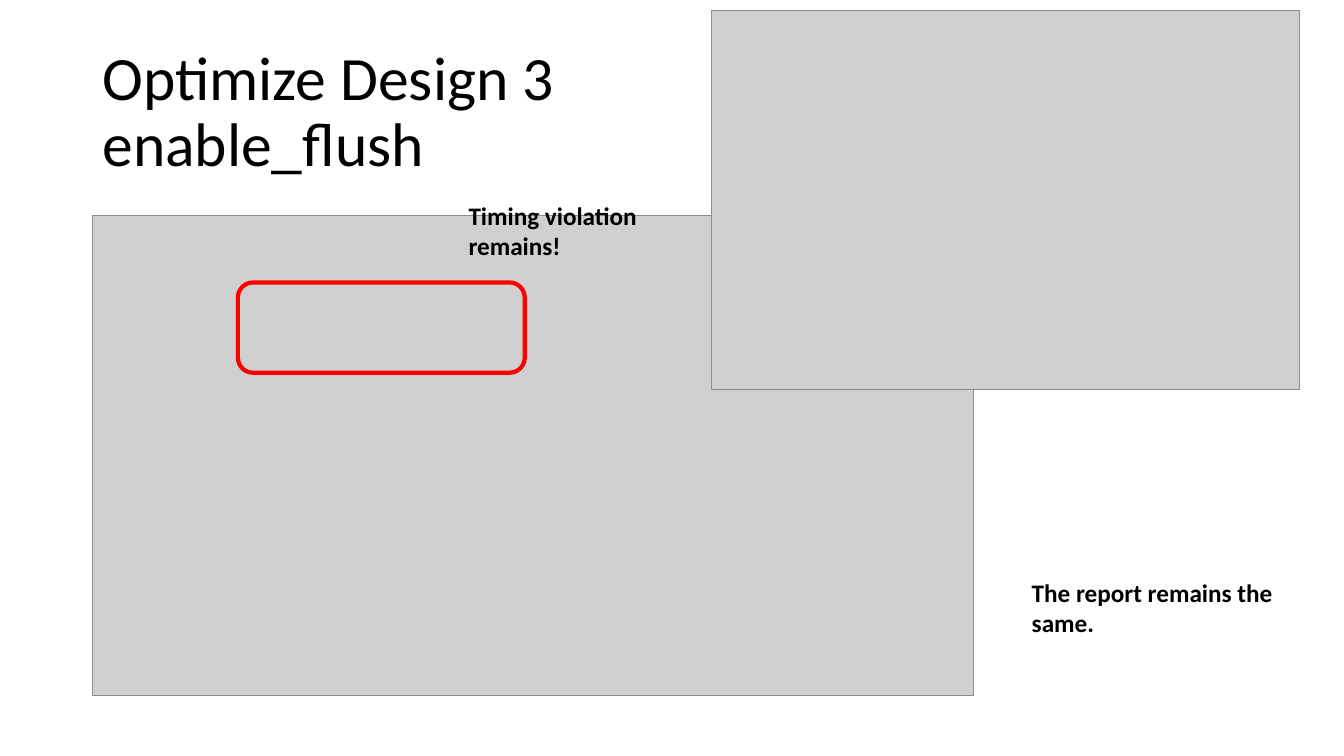
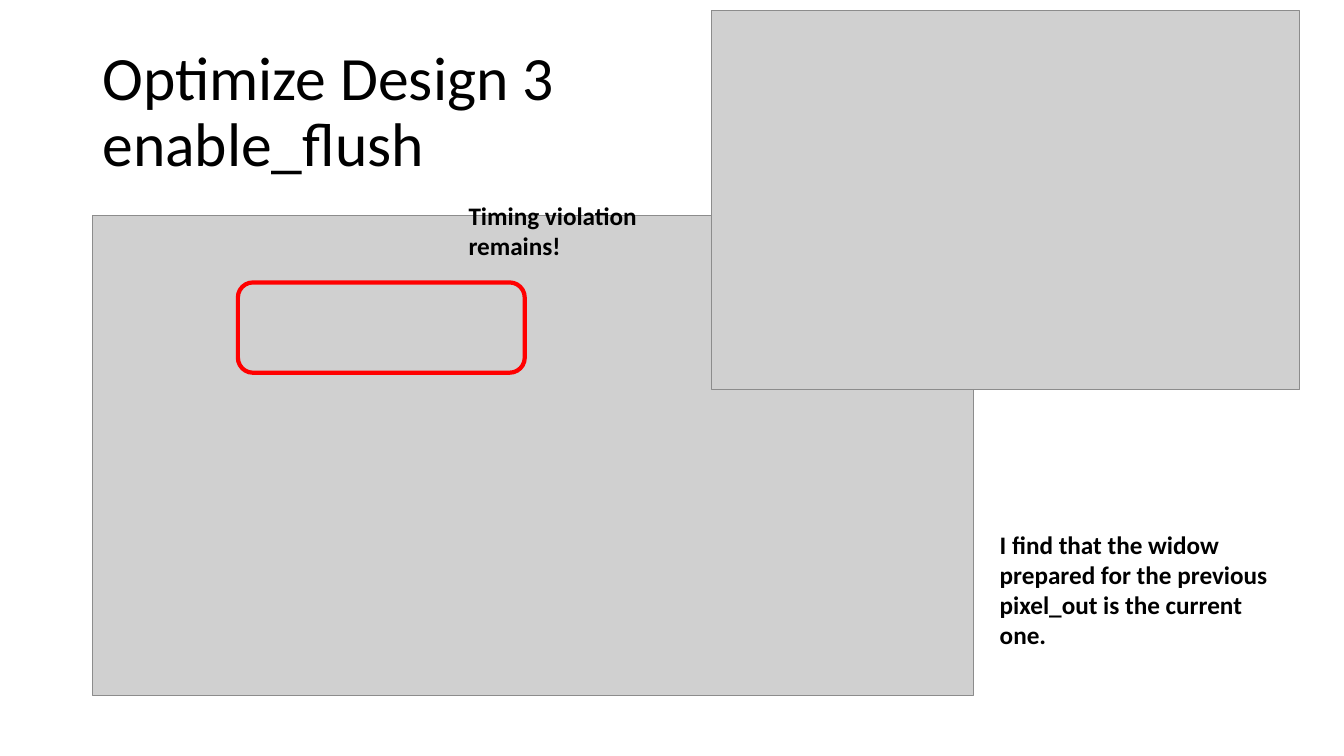
Before and after one commit to EvanLu0815/HLS, a slide deck: slide 18 of LABB_video_processing/110061562_presentation.pptx (slide 17 before the commit). Drawn at 1344x756 pixels with LibreOffice and Linux fonts; fonts in the diff are those of the drawing; grey boxes stand for pictures. Boxes give left, top, right and bottom in pixels: in the first picture for what was removed or moved away, otherwise in the second. Text is boxed around its words. In the diff, an @@ line names an element or a change of style, - is before the commit and + after.

```diff
--- a/LABB_video_processing/110061562_presentation.pptx
+++ b/LABB_video_processing/110061562_presentation.pptx
@@ text added at [1000, 536, 1267, 645], 18 pt, text #000000, bold @@
+I find that the widow prepared for the previous pixel_out is the current one.
@@ text removed at [1032, 584, 1272, 633] @@
-The report remains the same.
```
Also in this commit, not shown: 10 other slides changed, 2 slides added.
